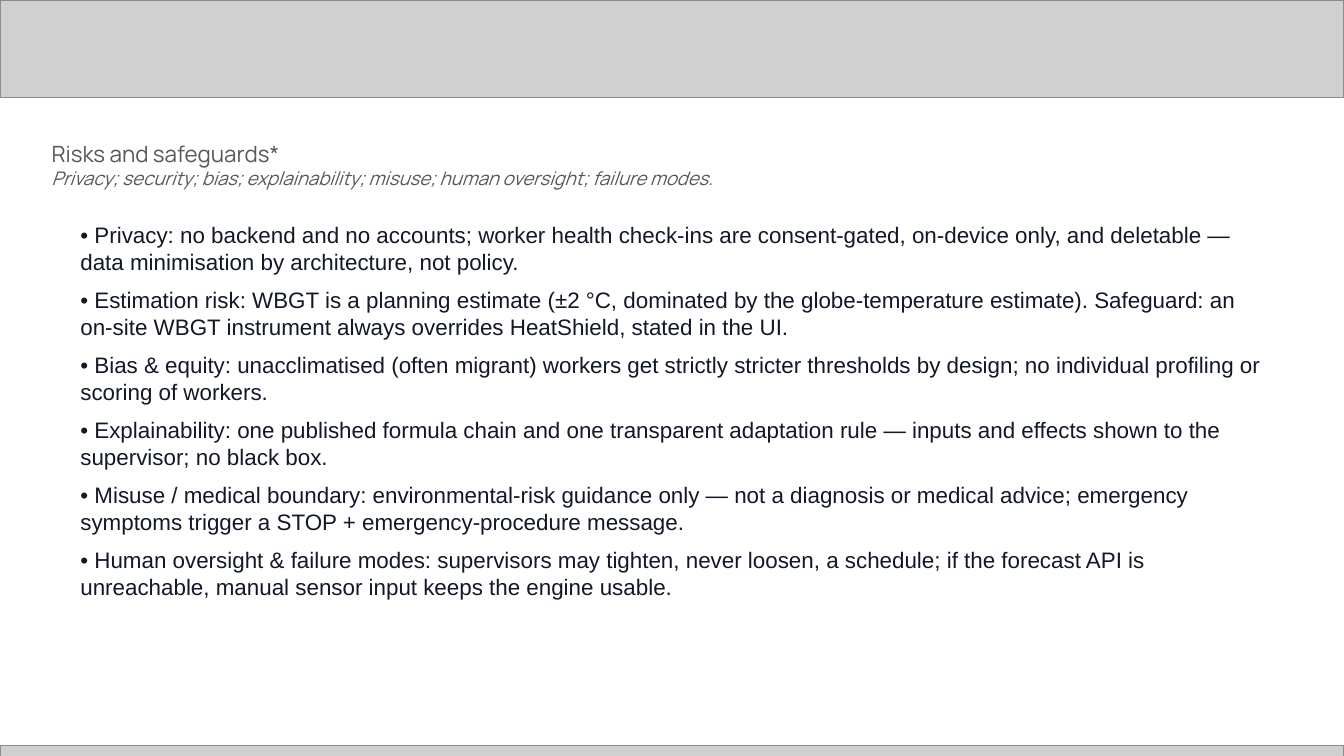
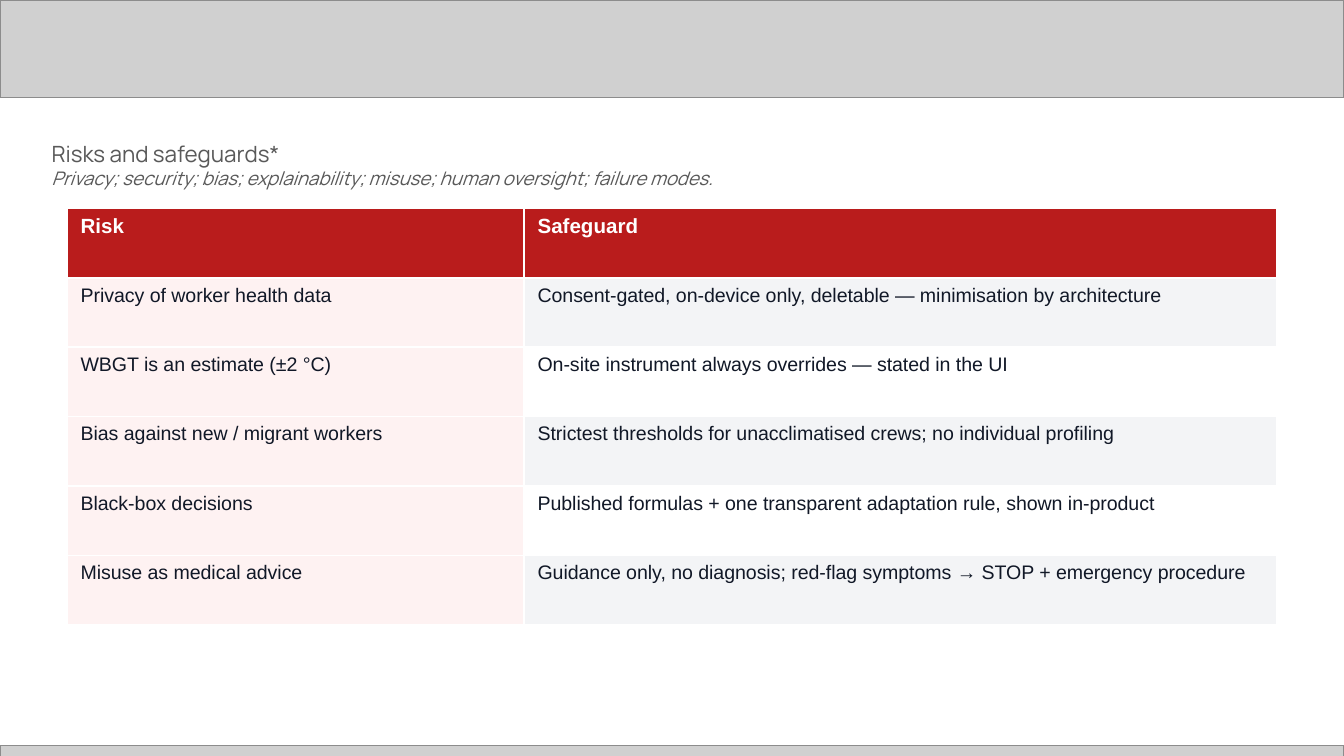
Before and after one commit to syaikhipin/heatshield, a slide deck: slide 9 of deck/heatshield-template-deck.pptx. Drawn at 1344x756 pixels with LibreOffice and Linux fonts; fonts in the diff are those of the drawing; grey boxes stand for pictures. Boxes give left, top, right and bottom in pixels: in the first picture for what was removed or moved away, otherwise in the second. Text is boxed around its words. In the diff, an @@ line names an element or a change of style, - is before the commit and + after.

Commit message:
Deck v2 visual-first: flowchart, KPI tiles, tables, QR, cards (template preserved)

```diff
--- a/deck/heatshield-template-deck.pptx
+++ b/deck/heatshield-template-deck.pptx
@@ table added at bbox=[67, 208, 1277, 625], 6 rows, 2 columns @@
+Risk | Safeguard
+Privacy of worker health data | Consent-gated, on-device only, deletable — minimisation by architecture
+WBGT is an estimate (±2 °C) | On-site instrument always overrides — stated in the UI
+Bias against new / migrant workers | Strictest thresholds for unacclimatised crews; no individual profiling
+Black-box decisions | Published formulas + one transparent adaptation rule, shown in-product
+Misuse as medical advice | Guidance only, no diagnosis; red-flag symptoms → STOP + emergency procedure
@@ text removed at bbox=[80, 226, 1260, 600] @@
-• Privacy: no backend and no accounts; worker health check-ins are consent-gated, on-device only, and deletable — data minimisation by architecture, not policy.
-• Estimation risk: WBGT is a planning estimate (±2 °C, dominated by the globe-temperature estimate). Safeguard: an on-site WBGT instrument always overrides HeatShield, stated in the UI.
-• Bias & equity: unacclimatised (often migrant) workers get strictly stricter thresholds by design; no individual profiling or scoring of workers.
-• Explainability: one published formula chain and one transparent adaptation rule — inputs and effects shown to the supervisor; no black box.
-• Misuse / medical boundary: environmental-risk guidance only — not a diagnosis or medical advice; emergency symptoms trigger a STOP + emergency-procedure message.
-• Human oversight & failure modes: supervisors may tighten, never loosen, a schedule; if the forecast API is unreachable, manual sensor input keeps the engine usable.
```
Also in this commit, not shown: 13 other slides changed, 2 other files.
